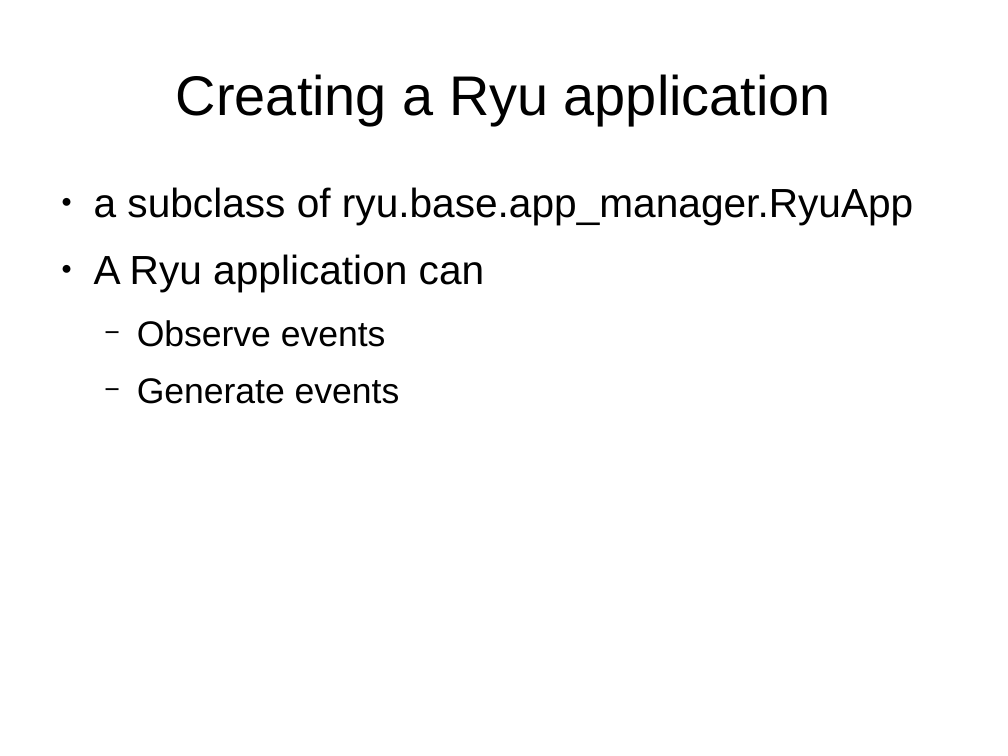
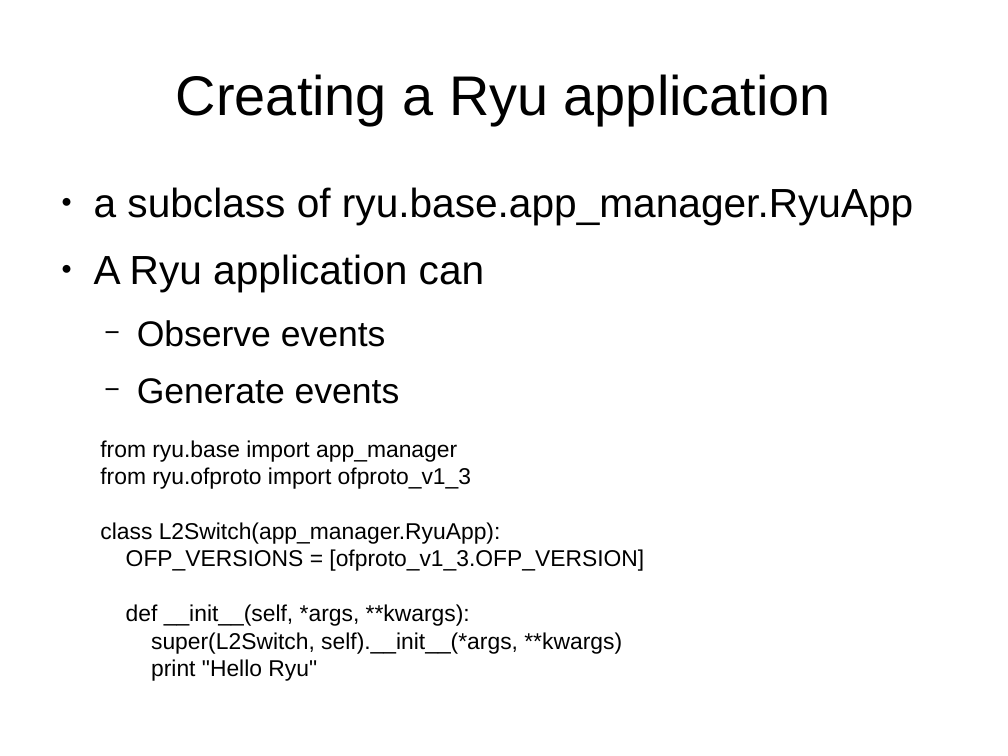
Before and after one commit to michalg9/sdnws, a slide deck: slide 13 of presentation.odp (slide 10 before the commit). Drawn at 1008x756 pixels with LibreOffice and Linux fonts; fonts in the diff are those of the drawing. Boxes give left, top, right and bottom in pixels: in the first picture for what was removed or moved away, otherwise in the second. Text is boxed around its words. In the diff, an @@ line names an element or a change of style, - is before the commit and + after.

Commit message:
Presentation

```diff
--- a/presentation.odp
+++ b/presentation.odp
@@ text added at bbox=[100, 440, 644, 681], 18 pt, text #000000 @@
+from ryu.base import app_manager
+from ryu.ofproto import ofproto_v1_3
+class L2Switch(app_manager.RyuApp):
+OFP_VERSIONS = [ofproto_v1_3.OFP_VERSION]
+def __init__(self, *args, **kwargs):
+super(L2Switch, self).__init__(*args, **kwargs)
+print "Hello Ryu"
```
Also in this commit, not shown: 5 slides added, 2 slides removed, 6 other files.
